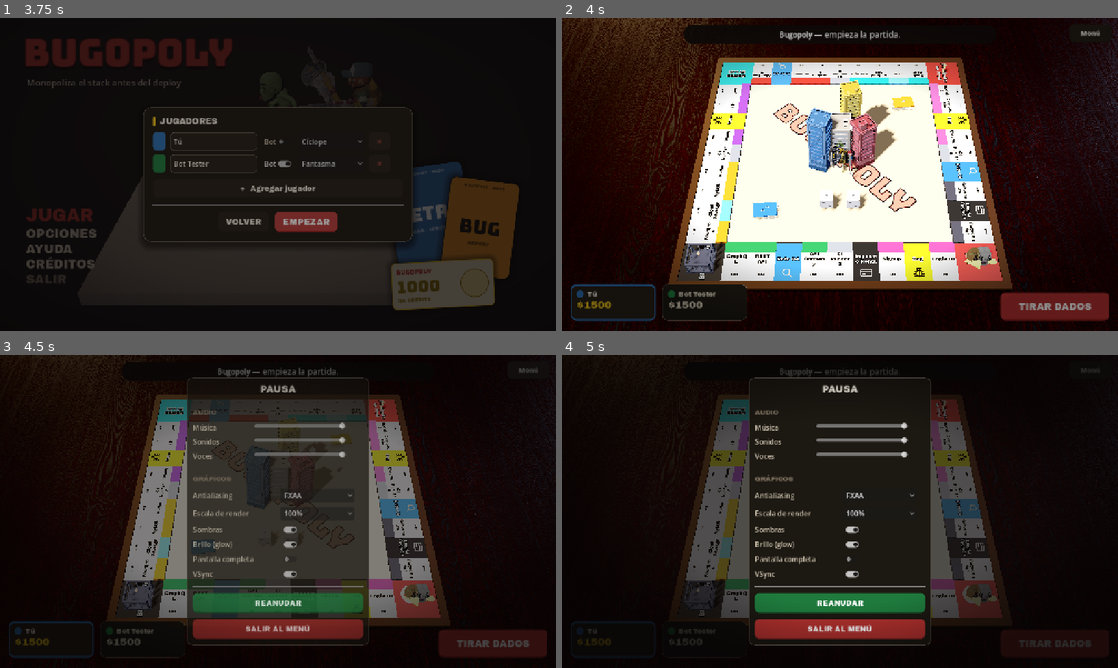
Above: before the commit, frames 1-4 (two rows, left to right).
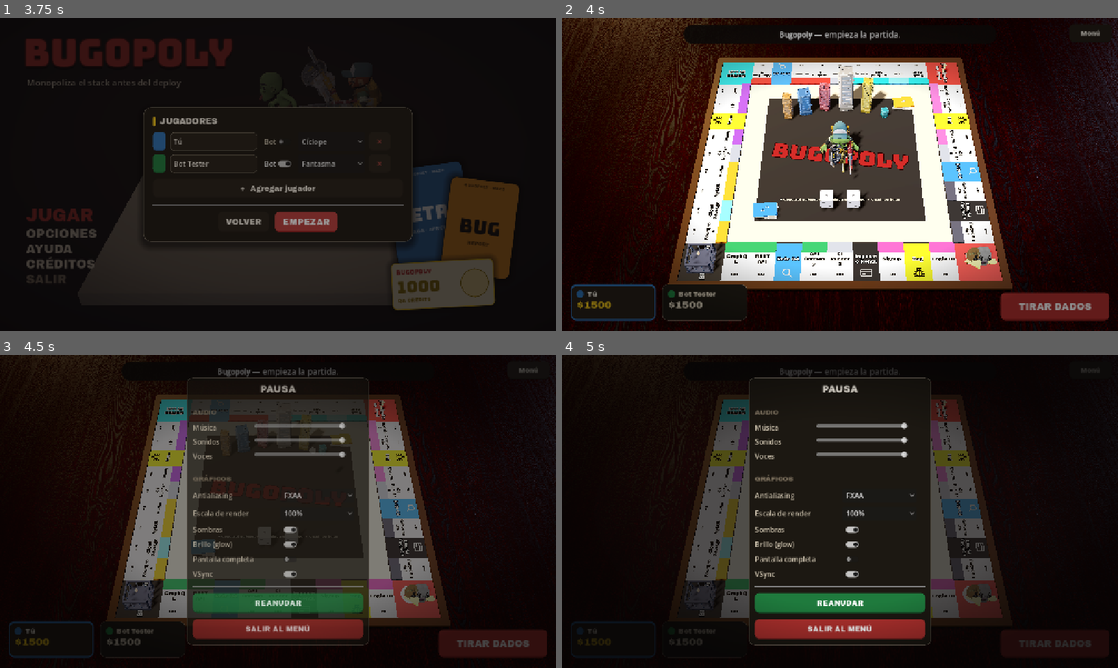
Above: after the commit, the same moments.

Repository: DiegoFernandoLojanTenesaca/BugOpoly
Game: Godot game, scene res://src/world/start_screen.tscn
Same seed, same stepped clock (60 frames per second), same inputs: the game is played once before the commit and once after it.
Inputs (mouse positions are in pixels of both pictures, inside the frame that each line leads up to):
- Up to frame 1 (3.75 s): move the mouse to (400, 158) at 0.52 s; click (400, 158) at 0.67 s; click "JUGAR" at 1.25 s; click "JUGAR" at 2 s; click "JUGAR" at 2.75 s; click "EMPEZAR" at 3.5 s
- Up to frame 2 (4 s): no input
- Up to frame 3 (4.5 s): click "Menú" at 4.25 s
- Up to frame 4 (5 s): no input

Frame 1 is identical in both runs. In frame 2, 11% of the frame differs, in the area x 34-66%, y 15-65%; in frame 3, 4.9%; in frame 4, nothing differs.

Commit message:
Tablero: centro estilo kit (panel oscuro + logo nítido + ciudad baja al fondo + tagline)

Diff:
--- a/src/presentation/board_view.gd
+++ b/src/presentation/board_view.gd
@@ -65,15 +65,34 @@
 	inner.material_override = _mat(Color("d2c3a0"))  # fieltro crema (tablero)
 	add_child(inner)
 
+	# Centro oscuro estilo kit: el logo y la ciudad van encima (no sobre crema).
+	var center_pad := _part(_box(12.6, 0.04, 12.6), _mat(Color("17120d")), Vector3(0, 0.005, 0))
+	add_child(center_pad)
+
 	var logo := Label3D.new()
 	logo.text = "BUGOPOLY"
 	logo.font = Brand.font_display()
 	logo.font_size = 200
-	logo.pixel_size = 0.013
-	logo.modulate = Color(Brand.RED.r, Brand.RED.g, Brand.RED.b, 0.42)
-	logo.position = Vector3(0, 0.03, 0)
-	logo.rotation_degrees = Vector3(-90, 0, -45)
+	logo.pixel_size = 0.0098
+	logo.modulate = Brand.RED
+	logo.outline_size = 22
+	logo.outline_modulate = Color(0.18, 0.05, 0.045, 0.95)
+	logo.position = Vector3(0, 0.05, 0.2)
+	logo.rotation_degrees = Vector3(-90, 0, -7)
 	add_child(logo)
+
+	# tagline del kit, plano al frente del centro
+	var tag := Label3D.new()
+	tag.text = "// Construí cobertura  ·  Shipeá el release  ·  Cazá los bugs"
+	tag.font = Brand.font_heavy()
+	tag.font_size = 40
+	tag.pixel_size = 0.0072
+	tag.modulate = Brand.CREAM
+	tag.outline_size = 8
+	tag.outline_modulate = Color(0, 0, 0, 0.85)
+	tag.position = Vector3(0, 0.055, 4.4)
+	tag.rotation_degrees = Vector3(-90, 0, 0)
+	add_child(tag)
 
 	_build_diorama()
 
@@ -142,19 +161,19 @@
 	return root
 
 func _build_diorama() -> void:
-	# Skyline compacto de "ciudad de software", tintado a la paleta de marca.
+	# Mini "ciudad de software" baja, en fila al FONDO del centro (no tapa el logo).
 	var builds := [
-		["building-skyscraper-a", Vector2(0, 0), 1.4, 0.0, Brand.CREAM],
-		["building-skyscraper-c", Vector2(1.7, 0.5), 1.2, 30.0, Brand.RED],
-		["building-skyscraper-b", Vector2(-1.5, 0.9), 1.2, -20.0, Brand.GROUP[0]],
-		["building-skyscraper-d", Vector2(0.8, -1.7), 1.1, 15.0, Brand.GOLD],
-		["building-a", Vector2(-1.7, -1.3), 1.0, 45.0, Brand.GROUP[5]],
-		["building-e", Vector2(1.9, -1.3), 1.0, -10.0, Brand.GROUP[2]],
+		["building-skyscraper-b", Vector2(-4.4, -4.2), 0.55, -6.0, Brand.GROUP[2]],
+		["building-skyscraper-a", Vector2(-3.0, -4.8), 0.80, 12.0, Brand.GROUP[0]],
+		["building-skyscraper-c", Vector2(-1.3, -5.3), 0.68, -8.0, Brand.RED],
+		["building-skyscraper-b", Vector2(0.5, -5.4), 0.92, 6.0, Brand.CREAM],
+		["building-skyscraper-d", Vector2(2.3, -5.0), 0.64, -14.0, Brand.GOLD],
+		["building-a", Vector2(3.8, -4.3), 0.58, 20.0, Brand.GROUP[5]],
 	]
 	for b in builds:
 		var pv: Vector2 = b[1]
 		var node := _load_model(CITY + str(b[0]) + ".glb", float(b[2]))
-		node.position = Vector3(pv.x, 0, pv.y)
+		node.position = Vector3(pv.x, 0.028, pv.y)
 		node.rotation_degrees = Vector3(0, float(b[3]), 0)
 		_tint(node, b[4])
 		add_child(node)
